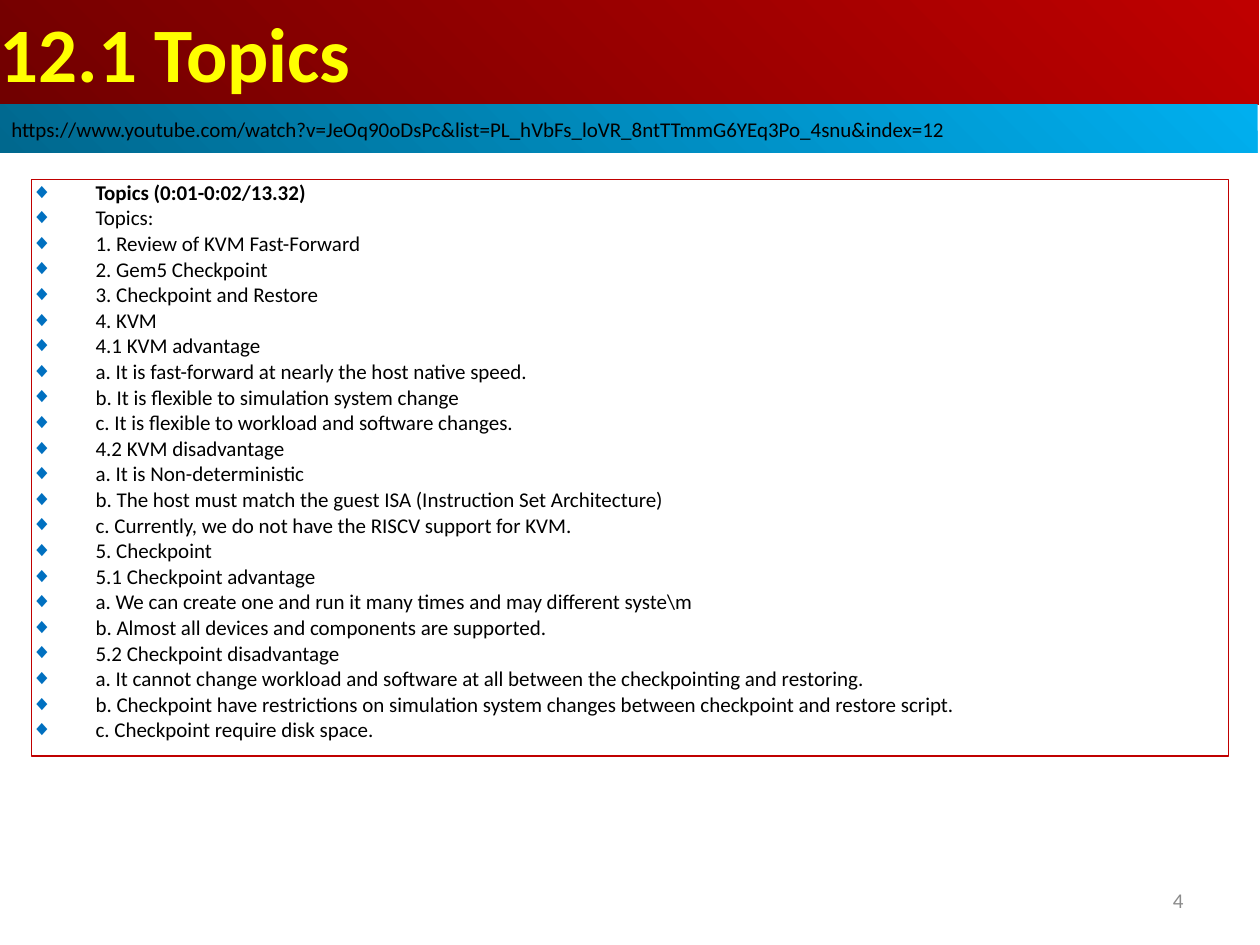
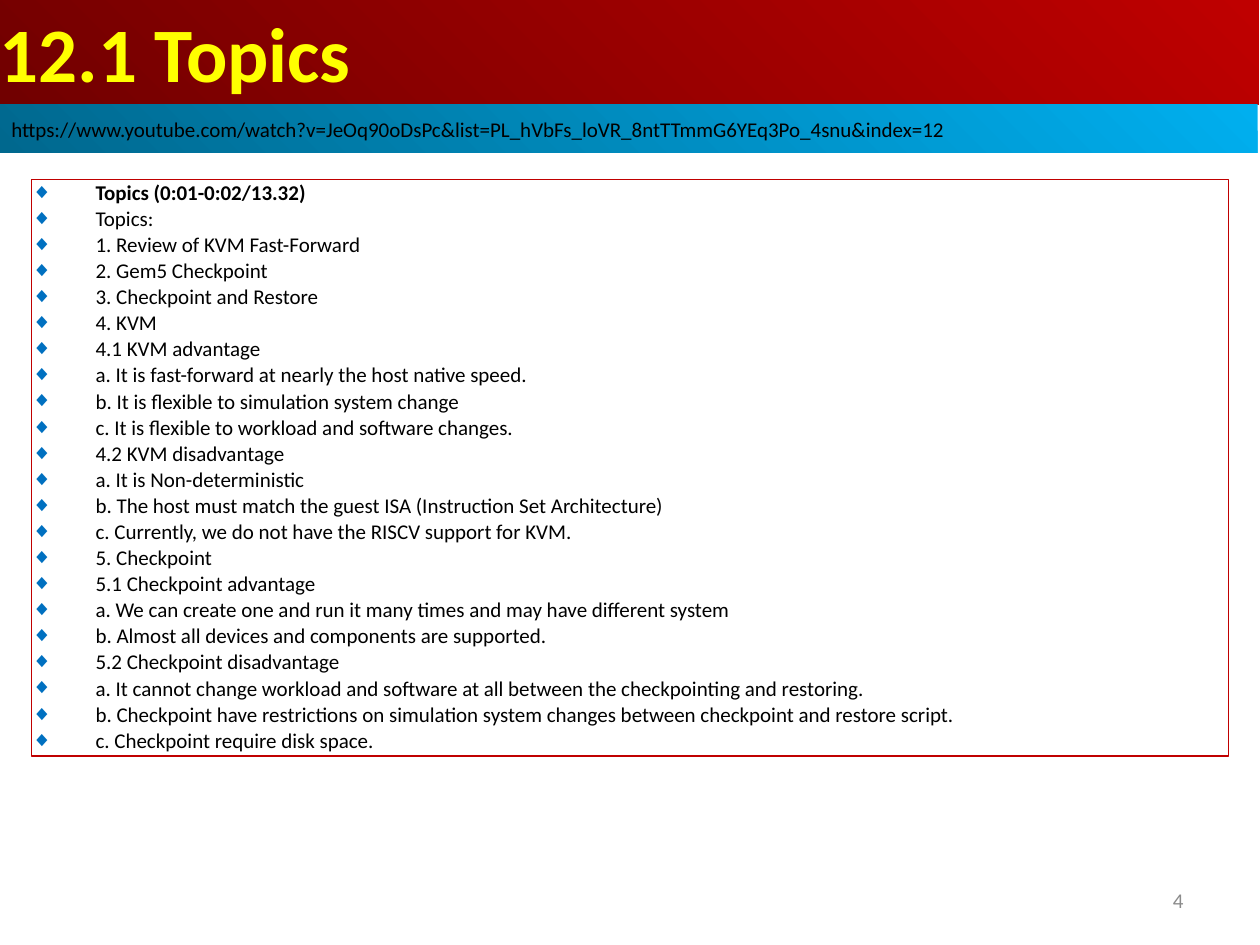
Before and after one commit to peterhchen/AIU_CS850_Gem5_McPAT, a slide deck: slide 4 of 050_Gem5/012.ChkPt/000_Video/012.ChkPt.ppt. Drawn at 1260x945 pixels with LibreOffice and Linux fonts; fonts in the diff are those of the drawing. Boxes give left, top, right and bottom in pixels: in the first picture for what was removed or moved away, otherwise in the second. Text is boxed around its words. In the diff, an @@ line names an element or a change of style, - is before the commit and + after.

```diff
--- a/050_Gem5/012.ChkPt/000_Video/012.ChkPt.ppt
+++ b/050_Gem5/012.ChkPt/000_Video/012.ChkPt.ppt
@@ text in rectangle at (96, 602, 729, 621): text changed @@
-◆ a. We can create one and run it many times and may different syste\m
+◆ a. We can create one and run it many times and may have different system
```
